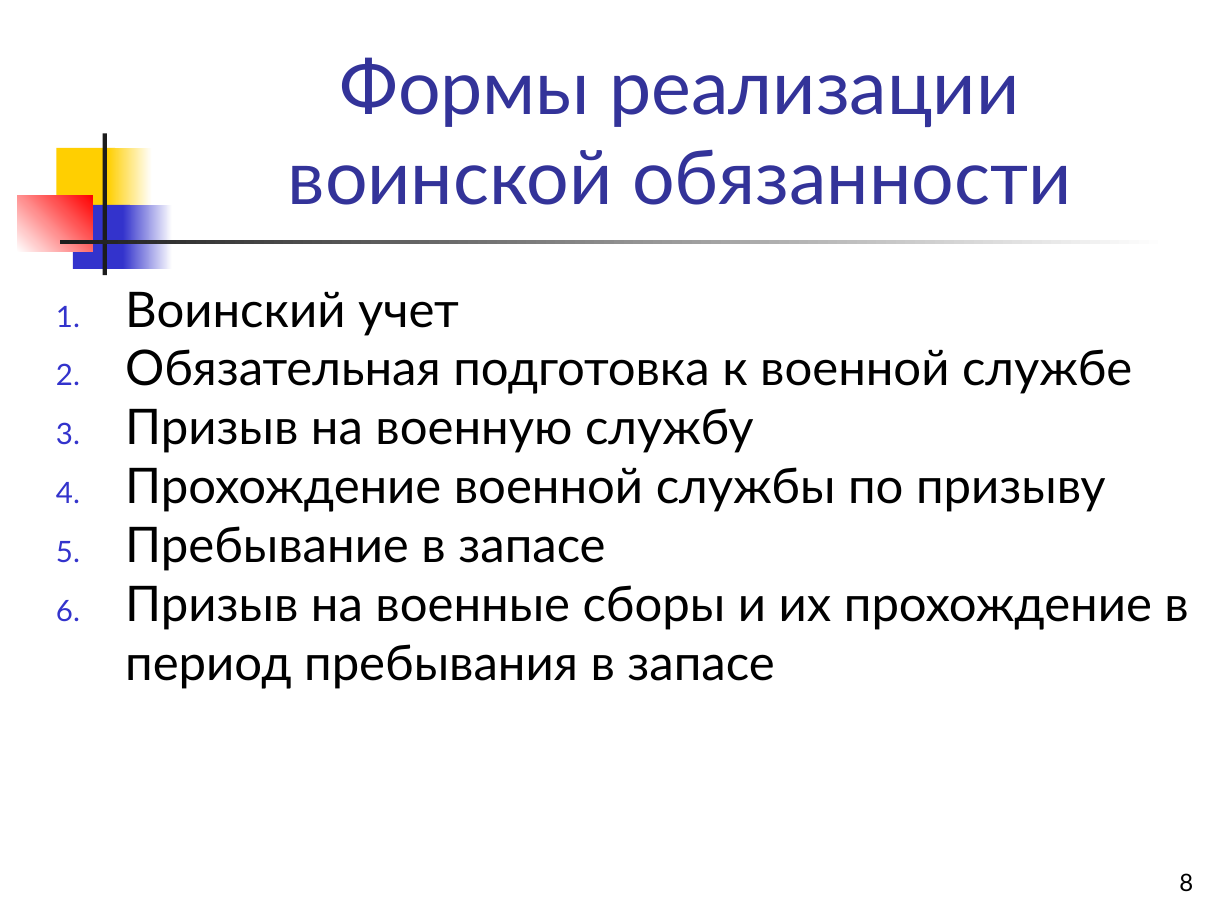
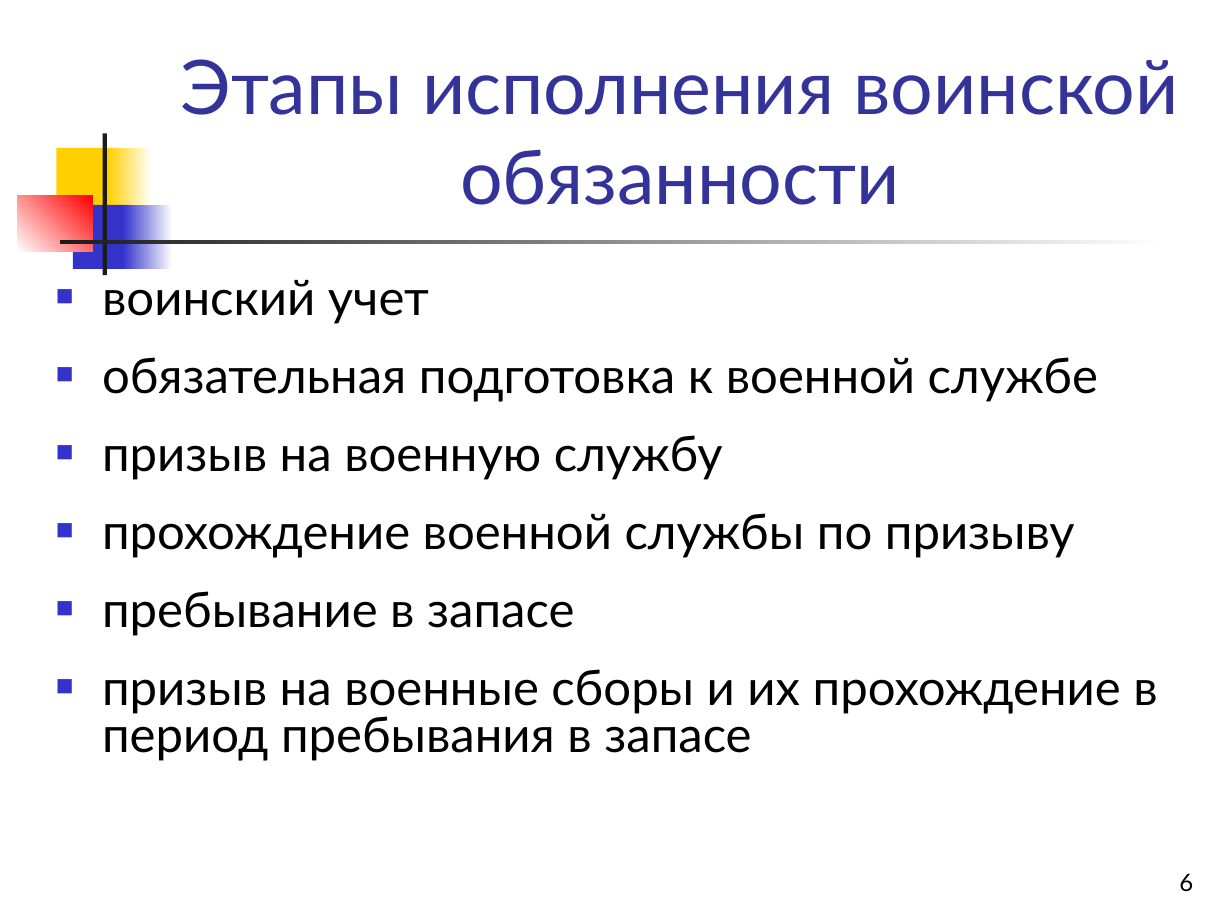
Before and after one commit to shahzod20000901/Storage, a slide deck: slide 6 of Правоведение/Комплект 6.ppt (slide 8 before the commit). Drawn at 1232x924 pixels with LibreOffice and Linux fonts; fonts in the diff are those of the drawing. Boxes give left, top, right and bottom in pixels: in the first picture for what was removed or moved away, otherwise in the second. Text is boxed around its words. In the diff, an @@ line names an element or a change of style, - is before the commit and + after.

```diff
--- a/Правоведение/Комплект 6.ppt
+++ b/Правоведение/Комплект 6.ppt
@@ title at box(180, 59, 1178, 205): text changed @@
-Формы реализации воинской обязанности
+Этапы исполнения воинской обязанности
@@ text at box(102, 272, 1157, 761): text changed @@
-1. Воинский учет
-2. Обязательная подготовка к военной службе
-3. Призыв на военную службу
-4. Прохождение военной службы по призыву
-5. Пребывание в запасе
-6. Призыв на военные сборы и их прохождение в период пребывания в запасе
+■ воинский учет
+■ обязательная подготовка к военной службе
+■ призыв на военную службу
+■ прохождение военной службы по призыву
+■ пребывание в запасе
+■ призыв на военные сборы и их прохождение в период пребывания в запасе
@@ page number at box(1179, 873, 1193, 892): text changed @@
-8
+6
```
Also in this commit, not shown: 4 other slides changed, 5 slides added, 27 slides removed, 5 other files.
